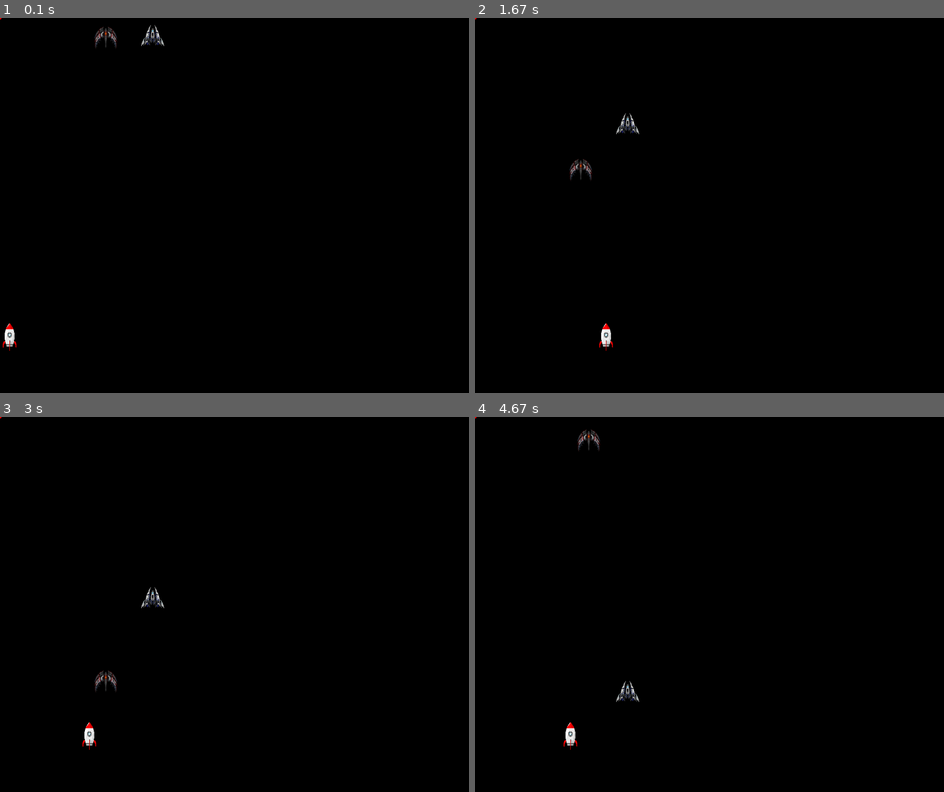
Above: before the commit, frames 1-4 (two rows, left to right).
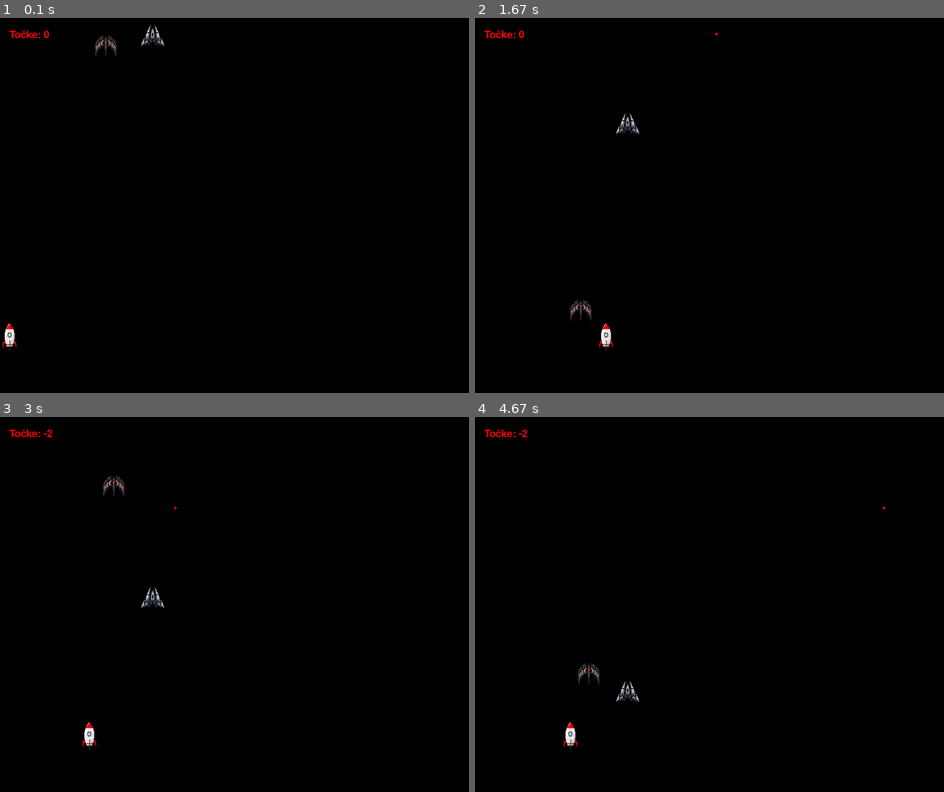
Above: after the commit, the same moments.

Repository: LolekLiam/PyGame-delavnica
Game: pygame game, started from delavnica2/igra2.py
The game is run twice, just before and just after one commit, with the same random seed, the same clock (stepped at 60 frames per second) and the same inputs.
Inputs (mouse positions are in pixels of both pictures, inside the frame that each line leads up to):
- Up to frame 1 (0.1 s): no input
- Up to frame 2 (1.67 s): click (709, 205) at 0.38 s; click (756, 288) at 0.72 s; click (883, 336) at 1.05 s; click (596, 130) at 1.38 s
- Up to frame 3 (3 s): click (234, 649) at 1.72 s; click (168, 525) at 2.05 s; click (398, 702) at 2.38 s; click (79, 642) at 2.72 s
- Up to frame 4 (4.67 s): click (573, 533) at 3.05 s; click (596, 672) at 3.38 s; click (878, 690) at 3.72 s; click (568, 743) at 4.05 s; click (564, 627) at 4.38 s

The runs differ from the first frame. In frame 1, 0.3% of the frame differs, in the area x 0-25%, y 0-11%; in frame 2, 0.4%; in frame 3, 0.4%, in the area x 0-38%, y 0-74%; in frame 4, 0.4%.

Commit message:
Update igra2.py

Diff:
--- a/delavnica2/igra2.py
+++ b/delavnica2/igra2.py
@@ -19,6 +19,7 @@
 target_pos=(100,100)
 rckt_x=300
 rckt_y=650
+pnt=0
 
 e1_x=200
 e1_y=0
@@ -28,8 +29,8 @@
 e2_y=0
 e2_speed=2
 
-blt_x=1
-blt_y=1
+blt_x=-1
+blt_y=-1
 blt_speed=8
 
 while True:
@@ -42,21 +43,49 @@
             if blt_y<0:
                 blt_x=mouse_pos[0]+15
                 blt_y=rckt_y
+    rckt_re=pygame.Rect(mouse_pos[0],rckt_y,30,50)
+    e1_re=pygame.Rect(e1_x,e1_y,50,50)
+    e2_re=pygame.Rect(e2_x,e2_y,50,50)
+    if rckt_re.colliderect(e1_re) or rckt_re.colliderect(e2_re):
+        pygame.quit()
+        exit()
+    if blt_x>=e1_x and blt_x<=e1_x+50:
+        if blt_y>=e1_y and blt_y<=e1_y+50:
+            blt_x=-1
+            blt_y=-1
+            e1_x=random.randint(100,700)
+            e1_y=-60
+            e1_speed=random.randint(2,5)
+            pnt+=1
+    if blt_x>=e2_x and blt_x<=e2_x+50:
+        if blt_y>=e2_y and blt_y<=e2_y+50:
+            blt_x=-1
+            blt_y=-1
+            e2_x=random.randint(100,700)
+            e2_y=-60
+            e2_speed=random.randint(2,4)
+            pnt+=1
+    blt_y+=-blt_speed
+    e1_y+=e1_speed
     e1_y+=e1_speed
     e2_y+=e2_speed
     if e1_y>800:
         e1_x=random.randint(100,700)
-        e1_y=0
+        e1_y=-60
         e1_speed=random.randint(2,5)
+        pnt-=2
     if e2_y>800:
         e2_x=random.randint(100,700)
-        e2_y=0
-        e2_speed=random.randint(2,5)
+        e2_y=-60
+        e2_speed=random.randint(2,4)
+        pnt-=2
     screen.fill("black")
     screen.blit(erckt1,(e1_x,e1_y))
     screen.blit(erckt2,(e2_x,e2_y))
     screen.blit(rckt,(mouse_pos[0],rckt_y))
-    pygame.draw.circle(screen,"red",(blt_x,blt_y),2)
+    pygame.draw.circle(screen,"red",(blt_x,blt_y),3)
+    text=font.render(f"Točke: {str(pnt)}",True,(255,0,0))
+    screen.blit(text,(20,25))
 
     pygame.display.update() #Next frame, vedno mora biti na koncu
     clock.tick(60) #Razen clock, ker je pač clock Xd
